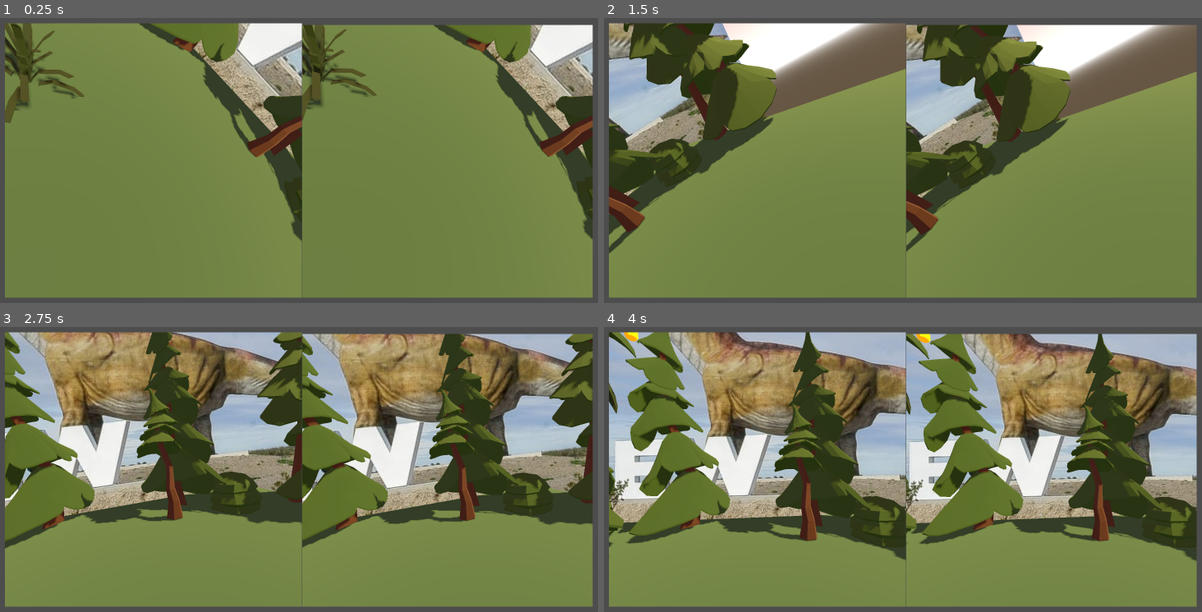
Above: before the commit, frames 1-4 (two rows, left to right).
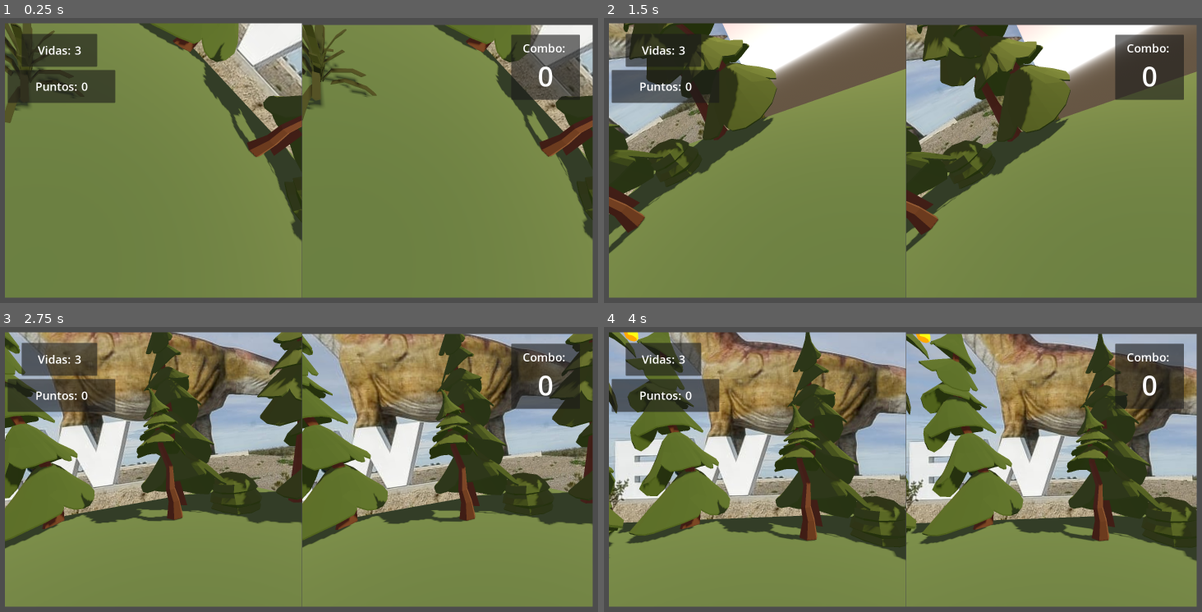
Above: after the commit, the same moments.

Repository: marcofmarino/frutininjasaurio
Game: Godot game, scene res://scenes/mundo.tscn
The game is run twice, just before and just after one commit, with the same random seed, the same clock (stepped at 60 frames per second) and the same inputs.
Inputs:
- Up to frame 1 (0.25 s): no input
- Up to frame 2 (1.5 s): no input
- Up to frame 3 (2.75 s): no input
- Up to frame 4 (4 s): no input

The runs differ from the first frame. In frame 1, 5.8% of the frame differs, in the area x 1-97%, y 5-30%; in frame 2, 4.5%; in frame 3, 5.6%; in frame 4, 5.7%.

Commit message:
HUD.ver.1
Verción 1 del HUD

Diff:
--- a/assets/scripts/camera_right.gd
+++ b/assets/scripts/camera_right.gd
@@ -7,6 +7,7 @@
 var initial_yaw : float = 0.0
 
 var k : float = 0.98
+
 
 func _ready():
 	await get_tree().process_frame
--- a/assets/scripts/global.gd
+++ b/assets/scripts/global.gd
@@ -1,6 +1,10 @@
 extends Node
 
 var vidas: int = 3
+
+var puntos_totales: int = 00000
+var vida: int = 3
+var combo_total: int = 0
 
 func _ready():
 	pass # Replace with function body.
@@ -9,3 +13,13 @@
 # Called every frame. 'delta' is the elapsed time since the previous frame.
 func _process(delta):
 	pass
+
+func sumar_puntos(puntos_frutas: int) -> void:
+	puntos_totales += puntos_frutas
+
+# Called every frame. 'delta' is the elapsed time since the previous frame.
+func restar_vidas() -> void:
+	vida -= 1
+
+func sumar_combo(puntos_combo: int) -> void:
+	combo_total += puntos_combo
--- a/assets/scripts/mundo.gd
+++ b/assets/scripts/mundo.gd
@@ -1,5 +1,4 @@
 extends Node3D
-
 
 # Called when the node enters the scene tree for the first time.
 func _ready():
@@ -11,3 +10,14 @@
 # Called every frame. 'delta' is the elapsed time since the previous frame.
 func _process(delta):
 	pass
+
+#-------------------------------------------------------------------------------
+
+func actualizar_puntaje() -> void:
+	$"Camaras/Control/PanelPuntos/HBoxContainer/CantPuntos".text = str(Global.puntos_totales)
+
+func actualizar_combo() -> void:
+	$"Camaras/Control/PanelCombo/VBoxContainer/CantCombo".text = str(Global.combo_total)
+
+func actualizar_vida() -> void:
+	$"Camaras/Control/PanelVida/HBoxContainer/CantVidas".text = str(Global.vida)
--- a/scenes/mundo.tscn
+++ b/scenes/mundo.tscn
@@ -149,6 +149,116 @@
 size = 0.1
 script = ExtResource("1_u4t6x")
 
+[node name="PanelVida" type="Panel" parent="Camaras/Control"]
+layout_mode = 1
+anchors_preset = -1
+anchor_left = 0.093
+anchor_top = 0.07
+anchor_right = 0.186
+anchor_bottom = 0.181
+offset_left = -26.2
+offset_top = 0.400002
+offset_right = 26.6
+offset_bottom = 0.519989
+
+[node name="HBoxContainer" type="HBoxContainer" parent="Camaras/Control/PanelVida"]
+layout_mode = 1
+anchors_preset = 8
+anchor_left = 0.5
+anchor_top = 0.5
+anchor_right = 0.5
+anchor_bottom = 0.5
+offset_left = -32.5
+offset_top = -11.5
+offset_right = 32.5
+offset_bottom = 11.5
+grow_horizontal = 2
+grow_vertical = 2
+
+[node name="Vidas" type="Label" parent="Camaras/Control/PanelVida/HBoxContainer"]
+layout_mode = 2
+theme_override_font_sizes/font_size = 42
+text = "Vidas: "
+
+[node name="CantVidas" type="Label" parent="Camaras/Control/PanelVida/HBoxContainer"]
+layout_mode = 2
+theme_override_font_sizes/font_size = 42
+text = "3"
+
+[node name="PanelPuntos" type="Panel" parent="Camaras/Control"]
+layout_mode = 1
+anchors_preset = -1
+anchor_left = 0.081
+anchor_top = 0.193
+anchor_right = 0.21
+anchor_bottom = 0.304
+offset_left = -48.4
+offset_top = -0.440002
+offset_right = 35.0
+offset_bottom = -0.320007
+
+[node name="HBoxContainer" type="HBoxContainer" parent="Camaras/Control/PanelPuntos"]
+layout_mode = 1
+anchors_preset = 8
+anchor_left = 0.5
+anchor_top = 0.5
+anchor_right = 0.5
+anchor_bottom = 0.5
+offset_left = -32.5
+offset_top = -11.5
+offset_right = 32.5
+offset_bottom = 11.5
+grow_horizontal = 2
+grow_vertical = 2
+
+[node name="Puntos" type="Label" parent="Camaras/Control/PanelPuntos/HBoxContainer"]
+layout_mode = 2
+theme_override_font_sizes/font_size = 42
+text = "Puntos: "
+
+[node name="CantPuntos" type="Label" parent="Camaras/Control/PanelPuntos/HBoxContainer"]
+layout_mode = 2
+theme_override_font_sizes/font_size = 42
+text = "0"
+
+[node name="PanelCombo" type="Panel" parent="Camaras/Control"]
+layout_mode = 1
+anchors_preset = -1
+anchor_left = 0.841
+anchor_top = 0.102
+anchor_right = 0.932
+anchor_bottom = 0.294
+offset_left = -33.4
+offset_top = -31.16
+offset_right = -0.800049
+offset_bottom = -0.519989
+
+[node name="VBoxContainer" type="VBoxContainer" parent="Camaras/Control/PanelCombo"]
+layout_mode = 1
+anchors_preset = 8
+anchor_left = 0.5
+anchor_top = 0.5
+anchor_right = 0.5
+anchor_bottom = 0.5
+offset_left = -83.5
+offset_top = -60.0
+offset_right = 83.5
+offset_bottom = 60.0
+grow_horizontal = 2
+grow_vertical = 2
+
+[node name="Combo" type="Label" parent="Camaras/Control/PanelCombo/VBoxContainer"]
+layout_mode = 2
+size_flags_horizontal = 4
+theme_override_font_sizes/font_size = 42
+text = "Combo: "
+
+[node name="CantCombo" type="Label" parent="Camaras/Control/PanelCombo/VBoxContainer"]
+layout_mode = 2
+size_flags_horizontal = 4
+theme_override_font_sizes/font_size = 100
+text = "0"
+
 [node name="Piso" type="StaticBody3D" parent="."]
 
 [node name="MeshInstance3D" type="MeshInstance3D" parent="Piso"]
